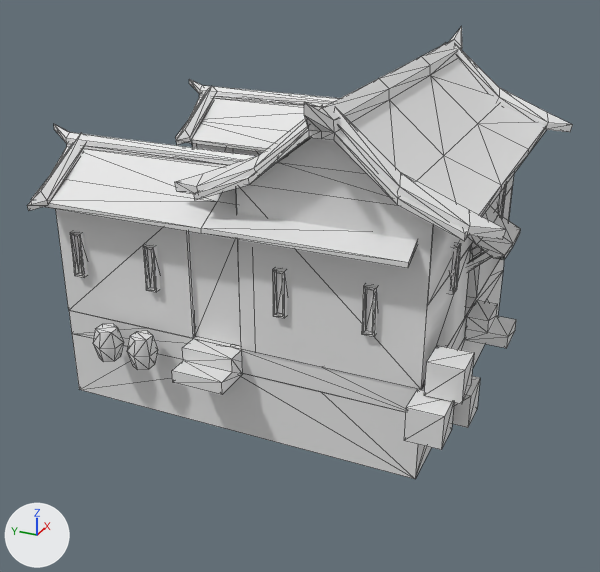
Before and after pictures for a commit that changed the COLLADA model art/meshes/structural/chin_house_b.dae.
The view is the same before and after, from a 50 mm lens placed at (-0.705, -0.334, 0.377), pointed at (-0.017, -0.024, 0.033). Arrows for +X, +Y and +Z are at lower left; the lights stay in place. Mesh edges are drawn as thin lines. Where no turn or scale is listed for an object, it has been applied to the vertices. Vertices at the same position are counted once.

Names of what the first picture shows: 'Object04-Pivot'.
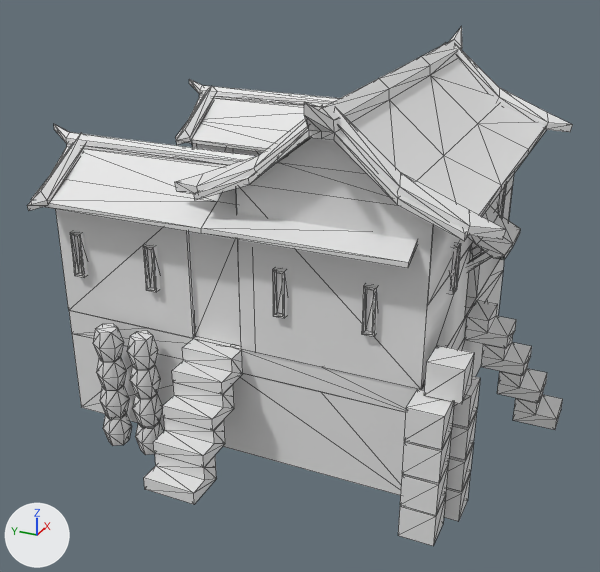
Location of each change, [x1, y1, x2, y2] in pixels of the pictures (600 x 572 px; the box of a moved part takes in the faces that stretch with it):
'Object04-Pivot', reshaped (15% taller)
    before: [27, 26, 573, 479]
    after: [27, 26, 573, 546]
part 1 of me_object04mesh_002, added
    after: [130, 365, 160, 399]
part 2 of me_object04mesh_002, added
    after: [96, 357, 126, 391]
part 3 of me_object04mesh_002, added
    after: [133, 394, 163, 427]
part 4 of me_object04mesh_002, added
    after: [100, 385, 129, 418]
part 5 of me_object04mesh_002, added
    after: [162, 383, 234, 431]
part 6 of me_object04mesh_002, added
    after: [153, 418, 225, 467]
part 7 of me_object04mesh_002, added
    after: [144, 454, 216, 504]
part 8 of me_object04mesh_002, added
    after: [481, 336, 532, 375]
part 9 of me_object04mesh_002, added
    after: [497, 365, 547, 403]
part 10 of me_object04mesh_002, added
    after: [513, 393, 563, 430]
part 11 of me_object04mesh_002, added
    after: [449, 411, 477, 460]
part 12 of me_object04mesh_002, added
    after: [402, 431, 451, 483]
part 13 of me_object04mesh_002, added
    after: [446, 442, 474, 492]
part 14 of me_object04mesh_002, added
    after: [400, 464, 448, 515]
part 15 of me_object04mesh_002, added
    after: [444, 474, 470, 521]
part 16 of me_object04mesh_002, added
    after: [398, 495, 446, 546]
part 17 of me_object04mesh_002, added
    after: [135, 422, 163, 455]
part 18 of me_object04mesh_002, added
    after: [103, 413, 132, 446]
part 19 of me_object04mesh_002, moved or reshaped
    before: [72, 271, 503, 479]
    after: [72, 271, 503, 495]

Edits to the bpy script that builds the scene:
```text
Change me_object04mesh_002:
    remove me_object04mesh_002.from_pydata(...)  # 822 vertices, 1164 faces; spans x -0.194..0.229, y -0.242..0.187, z -0.181..0.139
    add me_object04mesh_002.from_pydata(...)  # 1104 vertices, 1600 faces; spans x -0.235..0.271, y -0.283..0.187, z -0.212..0.139
    me_object04mesh_002 part 1: the loose piece of 18 vertices spanning x -0.178..-0.15, y 0.053..0.077, z -0.12..-0.091 is copied, and the copy is moved by (0.0, 0.0, -0.03); it spans x -0.178..-0.15, y 0.053..0.077, z -0.151..-0.121
    me_object04mesh_002 part 2: the loose piece of 18 vertices spanning x -0.178..-0.151, y 0.09..0.113, z -0.12..-0.091 is copied, and the copy is moved by (0.0, 0.0, -0.03); it spans x -0.178..-0.151, y 0.09..0.113, z -0.151..-0.121
    me_object04mesh_002 part 3: the loose piece of 18 vertices spanning x -0.178..-0.15, y 0.053..0.077, z -0.12..-0.091 is copied, and the copy is moved by (0.0, 0.0, -0.061); it spans x -0.178..-0.15, y 0.053..0.077, z -0.181..-0.151
    me_object04mesh_002 part 4: the loose piece of 18 vertices spanning x -0.178..-0.151, y 0.09..0.113, z -0.12..-0.091 is copied, and the copy is moved by (0.0, 0.0, -0.061); it spans x -0.178..-0.151, y 0.09..0.113, z -0.181..-0.151
    me_object04mesh_002 part 5: the loose piece of 14 vertices spanning x -0.182..-0.145, y -0.026..0.023, z -0.118..-0.093 is copied, and the copy is moved by (-0.018, 0.0, -0.025); it spans x -0.2..-0.162, y -0.026..0.023, z -0.144..-0.119
    me_object04mesh_002 part 6: the loose piece of 14 vertices spanning x -0.182..-0.145, y -0.026..0.023, z -0.118..-0.093 is copied, and the copy is moved by (-0.036, 0.0, -0.051); it spans x -0.218..-0.18, y -0.026..0.023, z -0.169..-0.144
    me_object04mesh_002 part 7: the loose piece of 14 vertices spanning x -0.182..-0.145, y -0.026..0.023, z -0.118..-0.093 is copied, and the copy is moved by (-0.053, 0.0, -0.076); it spans x -0.235..-0.198, y -0.026..0.023, z -0.194..-0.17
    me_object04mesh_002 part 8: the loose piece of 14 vertices spanning x -0.001..0.038, y -0.229..-0.189, z -0.118..-0.093 is copied, and the copy is moved by (0.0, -0.018, -0.025); it spans x -0.001..0.038, y -0.247..-0.207, z -0.144..-0.119
    me_object04mesh_002 part 9: the loose piece of 14 vertices spanning x -0.001..0.038, y -0.229..-0.189, z -0.118..-0.093 is copied, and the copy is moved by (0.0, -0.036, -0.051); it spans x -0.001..0.038, y -0.265..-0.225, z -0.169..-0.144
    me_object04mesh_002 part 10: the loose piece of 14 vertices spanning x -0.001..0.038, y -0.229..-0.189, z -0.118..-0.093 is copied, and the copy is moved by (0.0, -0.053, -0.076); it spans x -0.001..0.038, y -0.283..-0.243, z -0.194..-0.17
    me_object04mesh_002 part 11: the loose piece of 8 vertices spanning x -0.145..-0.115, y -0.228..-0.198, z -0.118..-0.089 is copied, and the copy is moved by (0.0, 0.0, -0.031); it spans x -0.145..-0.115, y -0.228..-0.198, z -0.15..-0.12
    me_object04mesh_002 part 12: the loose piece of 8 vertices spanning x -0.182..-0.152, y -0.216..-0.187, z -0.118..-0.089 is copied, and the copy is moved by (0.0, 0.0, -0.031); it spans x -0.182..-0.152, y -0.216..-0.187, z -0.15..-0.12
    me_object04mesh_002 part 13: the loose piece of 8 vertices spanning x -0.145..-0.115, y -0.228..-0.198, z -0.118..-0.089 is copied, and the copy is moved by (0.0, 0.0, -0.063); it spans x -0.145..-0.115, y -0.228..-0.198, z -0.181..-0.151
    me_object04mesh_002 part 14: the loose piece of 8 vertices spanning x -0.182..-0.152, y -0.216..-0.187, z -0.118..-0.089 is copied, and the copy is moved by (0.0, 0.0, -0.063); it spans x -0.182..-0.152, y -0.216..-0.187, z -0.181..-0.151
    me_object04mesh_002 part 15: the loose piece of 8 vertices spanning x -0.145..-0.115, y -0.228..-0.198, z -0.118..-0.089 is copied, and the copy is moved by (0.0, 0.0, -0.094); it spans x -0.145..-0.115, y -0.228..-0.198, z -0.212..-0.182
    me_object04mesh_002 part 16: the loose piece of 8 vertices spanning x -0.182..-0.152, y -0.216..-0.187, z -0.118..-0.089 is copied, and the copy is moved by (0.0, 0.0, -0.094); it spans x -0.182..-0.152, y -0.216..-0.187, z -0.212..-0.182
    me_object04mesh_002 part 17: a new loose piece of 18 vertices spanning x -0.178..-0.15, y 0.053..0.077, z -0.212..-0.182
    me_object04mesh_002 part 18: a new loose piece of 18 vertices spanning x -0.178..-0.151, y 0.09..0.113, z -0.212..-0.182
    me_object04mesh_002 part 19: 4 vertices moved from x -0.145..0.18, y -0.188..0.16, z -0.181 to x -0.145..0.18, y -0.188..0.16, z -0.202
```
